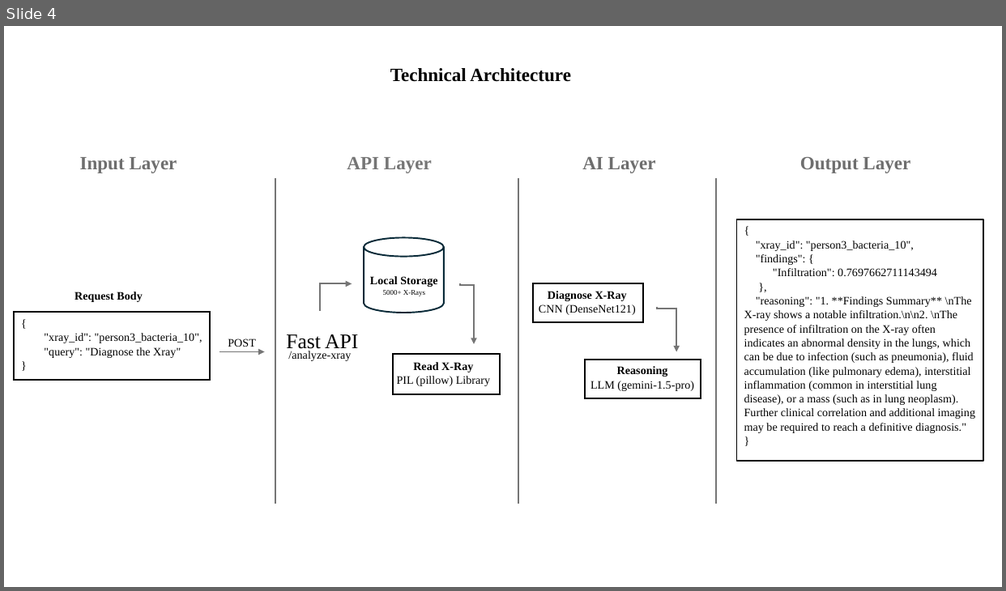
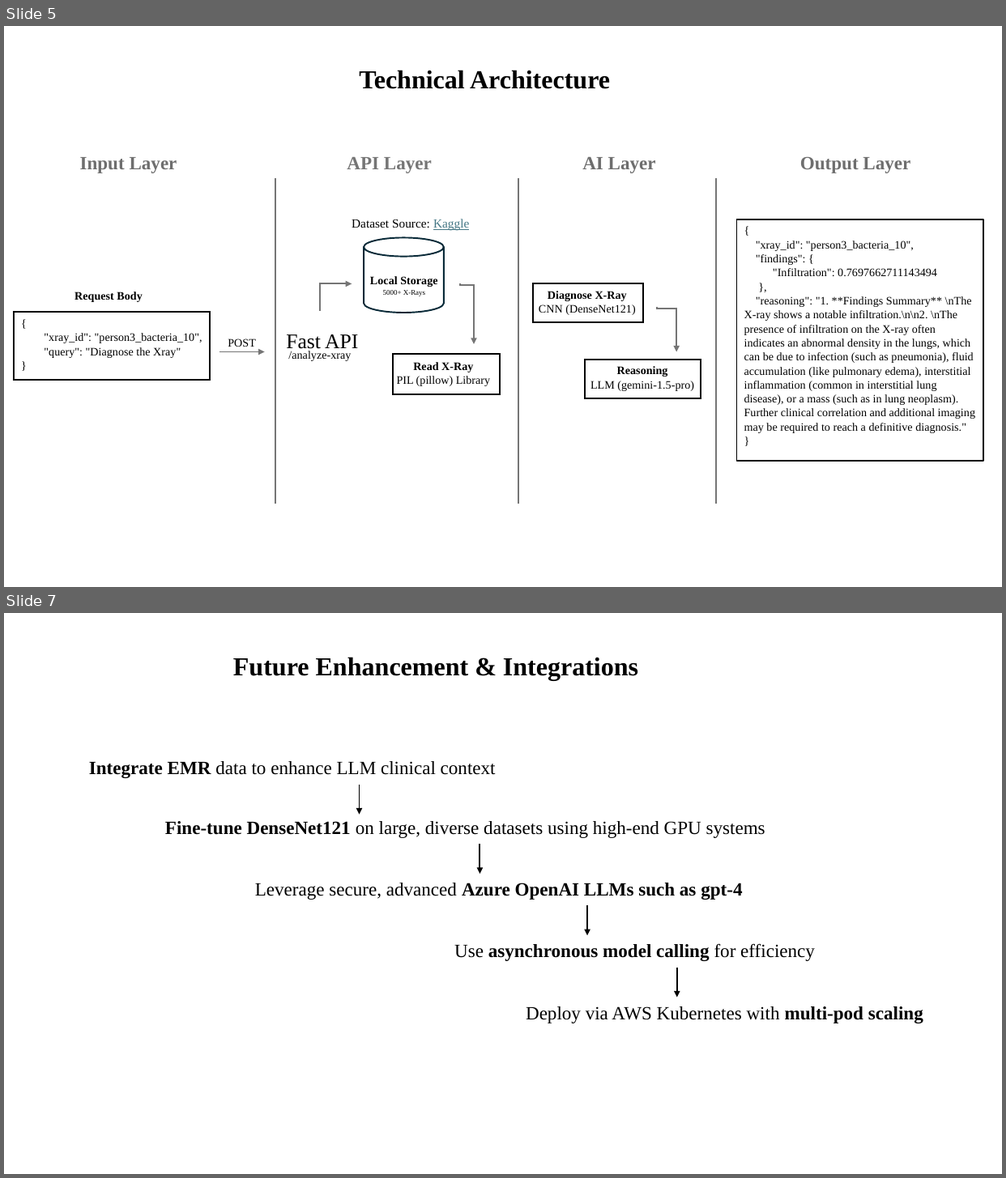
Before and after one commit to suryakurapati-edu/projects, a slide deck: RadAssistIQ_DenseNet121CNN_LLM/documentation/x23396920-presentation.pptx. Shown one above the other, each under a label of ours: slide 4 before the commit, slides 5 and 7 after it; the slides between them are not shown. The pictures are 1006x591 and 1006x1178 pixels, drawn with LibreOffice and Linux fonts; fonts in the diff are those of the drawing. Boxes give left, top, right and bottom in pixels: in the first picture for what was removed or moved away, otherwise in the second. Text is boxed around its words. In the diff, an @@ line names an element or a change of style, - is before the commit and + after.

```diff
--- a/RadAssistIQ_DenseNet121CNN_LLM/documentation/x23396920-presentation.pptx
+++ b/RadAssistIQ_DenseNet121CNN_LLM/documentation/x23396920-presentation.pptx
@@ slide 7 added at [4, 613, 1002, 1174], background #FFFFFF @@
@@ text added at [233, 657, 638, 681], 25 pt, text #000000, bold @@
+Future Enhancement & Integrations
@@ text added at [89, 761, 496, 778], 18 pt, text #000000 @@
+Integrate EMR data to enhance LLM clinical context
@@ arrow added from (360, 785) to (360, 815), #000000 1.5 pt @@
@@ text added at [165, 821, 765, 838], 18 pt, text #000000 @@
+Fine-tune DenseNet121 on large, diverse datasets using high-end GPU systems
@@ arrow added from (480, 845) to (480, 874), #000000 1.5 pt @@
@@ text added at [255, 883, 742, 900], 18 pt, text #000000, bold @@
+Leverage secure, advanced Azure OpenAI LLMs such as gpt-4
@@ arrow added from (587, 905) to (587, 935), #000000 1.5 pt @@
@@ text added at [454, 943, 815, 961], 18 pt, text #000000, bold @@
+Use asynchronous model calling for efficiency
@@ arrow added from (677, 968) to (677, 998), #000000 1.5 pt @@
@@ text added at [526, 1007, 923, 1024], 18 pt, text #000000 @@
+Deploy via AWS Kubernetes with multi-pod scaling
@@ what was slide 4 is now slide 5 @@
@@ slide 5 changed as well @@
@@ text "Technical Architecture": place and size @@
-text "Technical Architecture" at [390, 68, 571, 82]
+text "Technical Architecture" at [359, 70, 610, 89]
@@ text "Technical Architecture" at [359, 70, 610, 89]: size 18 to 25 pt @@
@@ text added at [351, 219, 469, 231], 12 pt, text #000000 @@
+Dataset Source: Kaggle
```
Also in this commit, not shown: 2 other slides changed, 4 other slides added, 1 slide removed, 4 other files.
